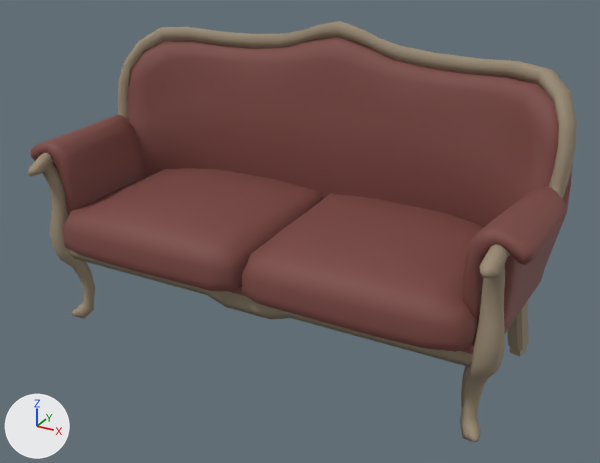
Renders of the FBX model Detective_Switch/Assets/Graphics/Interactables/Sofa_A/Sofa_A.fbx from each side of a commit.
Rendered twice from a 50 mm lens placed at (1.65, -2.88, 1.97), pointed at (0.06, 0.0, 0.53). Every picture has the same lights, and +X, +Y and +Z are marked at lower left. Where no turn or scale is listed for an object, it has been applied to the vertices.

In view in the first picture: 'Sofa_A'.
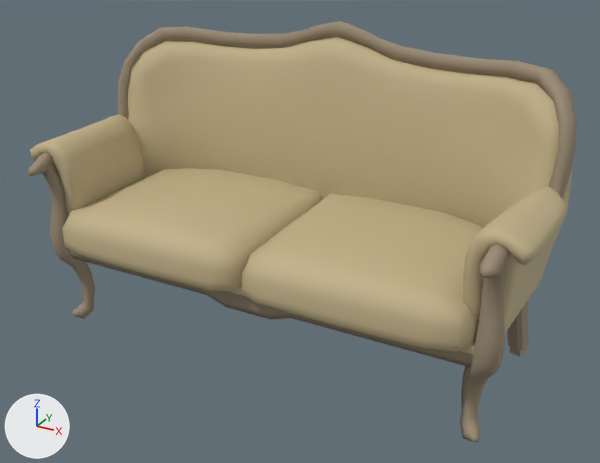
Edits to the bpy script that builds the scene:
```text
Change mat_sofapillowmat:
    mat_sofapillowmat.base_color: (0.198, 0.063, 0.0545) -> (0.538, 0.445, 0.251)  # brown #7b4742 -> beige #c2b289
```

What differs and where, as boxes (x1, y1, x2, y2) in the pictures (600 x 463 px):
'Sofa_A', recoloured (brown to beige): (30, 31, 572, 357) in both
